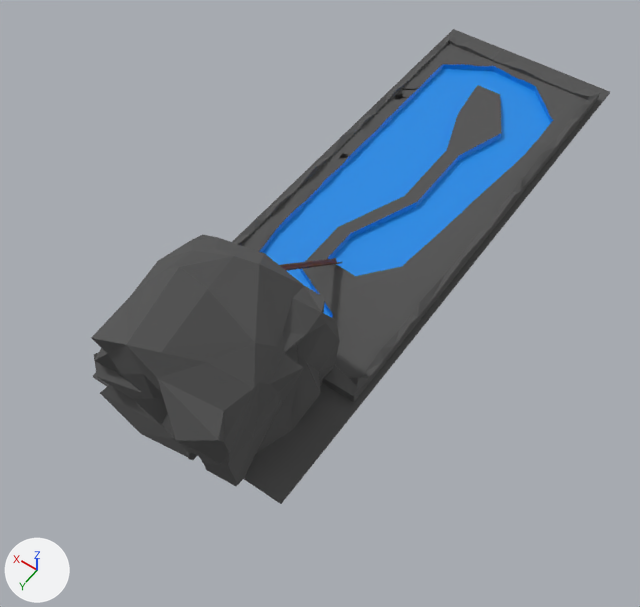
A saved change to the glTF model Buildings/AmusementPark/Attractions/LogRide.glb.
Camera for both pictures: a 50 mm lens placed at (-59.6, 55.9, 126.1), pointed at (-3.2, -23.2, 1.8). Arrows for +X, +Y and +Z are at lower left; the lights stay in place. Where no turn or scale is listed for an object, it has been applied to the vertices. Vertices at the same position are counted once.
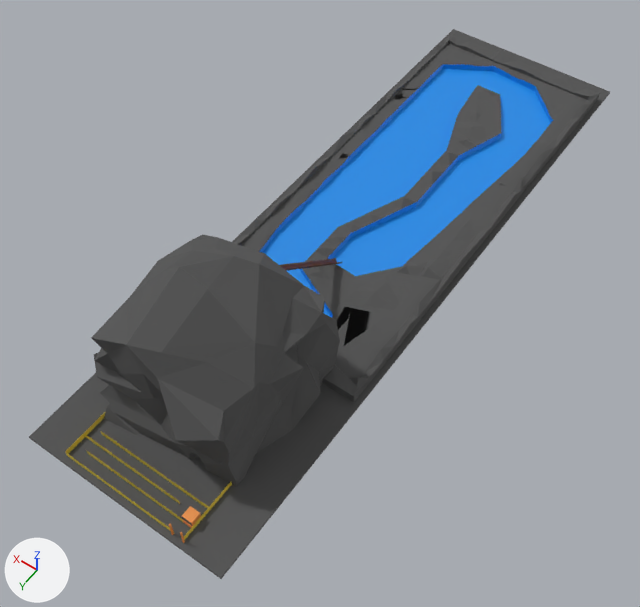
Location of each change, (x1, y1, x2, y2) in pixels of the pictures (640 x 607 px; the box of a moved part takes in the faces that stretch with it):
'Cube', reshaped (12% wider, 16% taller): before (93, 29, 610, 504); after (29, 29, 610, 579)
'Cube.010', added: after (101, 431, 209, 509)
'Cube.005', added: after (65, 452, 174, 532)
'Cube.008', added: after (84, 434, 180, 504)
'Cube.004', added: after (181, 506, 201, 528)
'Cube.006', added: after (86, 450, 183, 522)
'Cube.007', added: after (65, 411, 106, 454)
'Cube.009', added: after (184, 482, 232, 540)
part 1 of me_cube, moved or reshaped: before (93, 374, 283, 504); after (29, 374, 283, 579)
part 2 of me_cube_001, built on: before (100, 393, 192, 458); after (100, 393, 192, 459)
part 3 of me_cube_002, moved or reshaped: before (333, 208, 475, 378); after (335, 220, 475, 378)

Diff of the bpy script that builds the scene:
```diff
--- a/Buildings/AmusementPark/Attractions/LogRide.glb.py
+++ b/Buildings/AmusementPark/Attractions/LogRide.glb.py
@@ me_cube @@
 me_cube.from_pydata(...)  # 36 vertices, 68 faces; spans x -20.0..20.0, y -105.8..15.0, z -0.2..0.2
+# me_cube part 1
+for i in [0, 1, 4, 5, 8, 11, 13, 14]: me_cube.vertices[i].co += Vector((0.0, 14.5, 0.0))
 me_cube.materials.append(mat_material_001)
@@ me_cube_001 @@
-me_cube_001.from_pydata(...)  # 273 vertices, 546 faces; spans x -15.3..14.7, y -15.3..16.7, z -1.4..30.2
+me_cube_001.from_pydata(...)  # 279 vertices, 558 faces; spans x -15.3..14.7, y -15.3..16.7, z -1.6..30.2
+# me_cube_001 part 2
+# 8 faces are deleted
+# 1 vertex moves from x -1.2, y 12.9, z 2.2 to x -1.2, y 13.6, z 2.2
+# 6 vertices are added at (12.5, 13.0, -1.4), (12.1, 13.9, 1.5), (12.2, 14.6, 1.4), (5.8, 14.9, -1.6), (12.6, 15.7, -1.6), (10.9, 14.7, 1.0)
+# 20 new faces join them
 me_cube_001.materials.append(mat_material_001)
@@ me_cube_002 @@
-me_cube_002.from_pydata(...)  # 722 vertices, 1445 faces; spans x -18.0..18.1, y -75.4..15.7, z -1.0..0.5
+me_cube_002.from_pydata(...)  # 722 vertices, 1445 faces; spans x -18.0..18.1, y -75.4..15.7, z -1.0..1.7
+# me_cube_002 part 3: 9 of 722 vertices moved; they spanned x -14.6..-9.3, y -25.0..10.4, z 0.5 and now span x -14.6..-8.3, y -25.0..10.4, z 0.8..1.6; mean shift (0.2, 0.2, 0.6); largest move (-9.3, 3.5, 0.5) -> (-9.3, 5.4, 1.4)
 me_cube_002.materials.append(mat_material_001)
@@ me_cube_011 @@
+me_cube_011.from_pydata([(-1.0, 0.0, -0.6), (-1.0, 0.0, 0.6), (-1.0, 0.0, -0.6), (-1.0, 0.0, 0.6), (21.6, 0.0, -0.6), (21.6, 0.0, 0.6), (21.6, 0.0, -0.6), (21.6, 0.0, 0.6)], [], [(0, 1, 3), (0, 3, 2), (2, 3, 7), (2, 7, 6), (6, 7, 5), (6, 5, 4), (4, 5, 1), (4, 1, 0), (2, 6, 4), (2, 4, 0), (7, 3, 1), (7, 1, 5)])
+me_cube_011.materials.append(mat_material_004)  # yellow #e7cd38
@@ me_cube_008 @@
+me_cube_008.from_pydata([(-1.0, 0.0, -0.6), (-1.0, 0.0, 0.6), (-1.0, 0.0, -0.6), (-1.0, 0.0, 0.6), (19.2, 0.0, -0.6), (19.2, 0.0, 0.6), (19.2, 0.0, -0.6), (19.2, 0.0, 0.6)], [], [(0, 1, 3), (0, 3, 2), (2, 3, 7), (2, 7, 6), (6, 7, 5), (6, 5, 4), (4, 5, 1), (4, 1, 0), (2, 6, 4), (2, 4, 0), (7, 3, 1), (7, 1, 5)])
+me_cube_008.materials.append(mat_material_004)  # yellow #e7cd38
@@ ob_cube_010 @@
+ob_cube_010 = bpy.data.objects.new('Cube.010', me_cube_011)
+ob_cube_010.location = (-10.9, 18.0, 0.5)
@@ ob_cube_009 @@
+ob_cube_009 = bpy.data.objects.new('Cube.009', me_cube_010)  # a box spanning x -0.01..0.01, y -1.0..11.84, z -0.58..0.58; in mat_material_004 (yellow #e7cd38)
+ob_cube_009.location = (-11.9, 12.1, 0.5)
@@ ob_cube_008 @@
+ob_cube_008 = bpy.data.objects.new('Cube.008', me_cube_008)
+ob_cube_008.location = (-6.5, 19.9, 0.5)
@@ ob_cube_007 @@
+ob_cube_007 = bpy.data.objects.new('Cube.007', me_cube_010.copy())
+ob_cube_007.location = (12.6, 12.1, 0.5)
@@ ob_cube_006 @@
+ob_cube_006 = bpy.data.objects.new('Cube.006', me_cube_008.copy())
+ob_cube_006.location = (-9.0, 21.8, 0.5)
@@ ob_cube_005 @@
+ob_cube_005 = bpy.data.objects.new('Cube.005', me_cube_011.copy())
+ob_cube_005.location = (-9.0, 24.0, 0.5)
@@ ob_cube_004 @@
+ob_cube_004 = bpy.data.objects.new('Cube.004', me_cube_003)  # 84 vertices, 164 faces; spans x -1.0..1.0, y -1.0..1.09, z -1.25..1.25; in mat_material_005 (orange #e78d3e), mat_material_004 (yellow #e7cd38), mat_material_006 (dark blue #3c3e5c)
+ob_cube_004.location = (-10.9, 20.8, 1.0)
```
